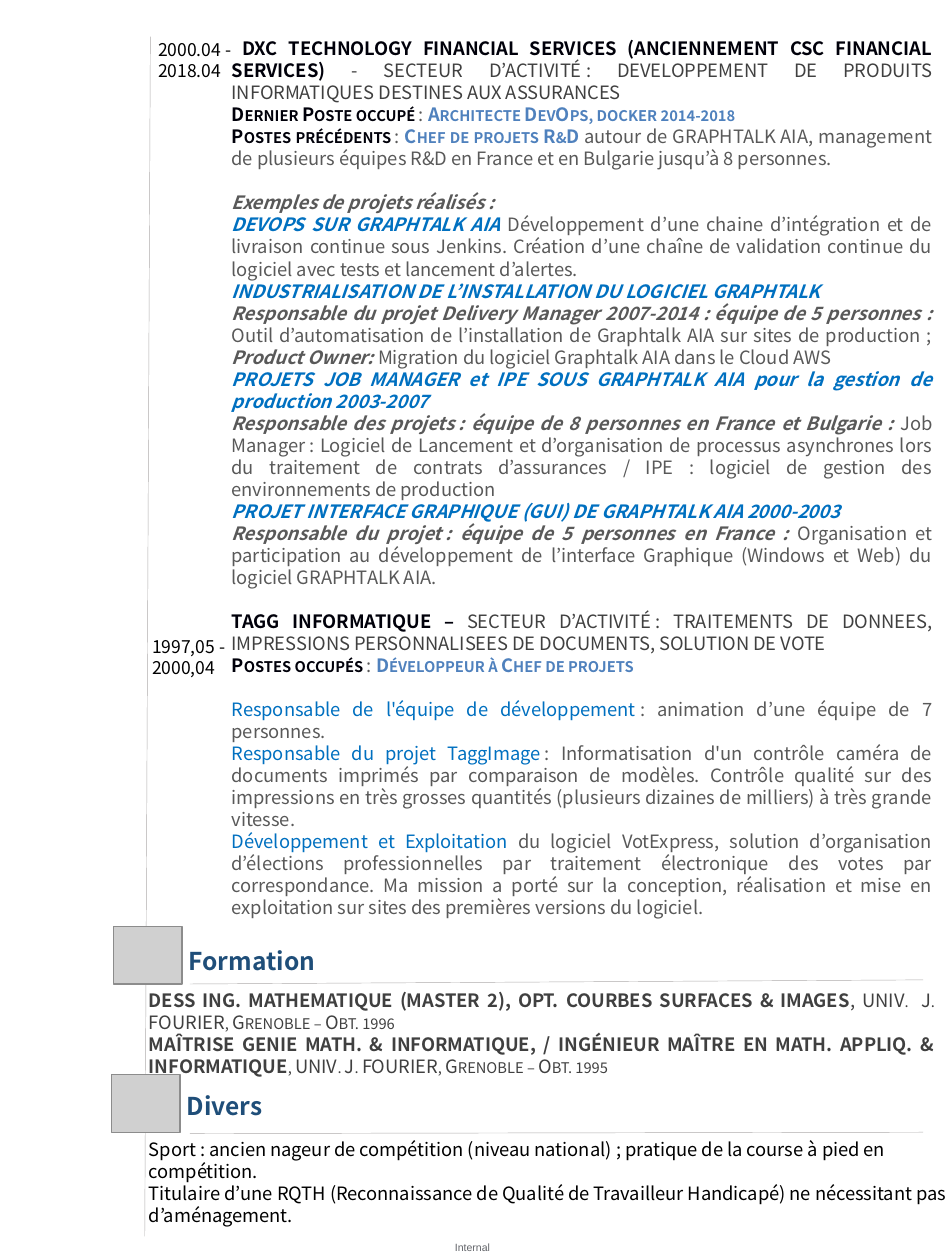
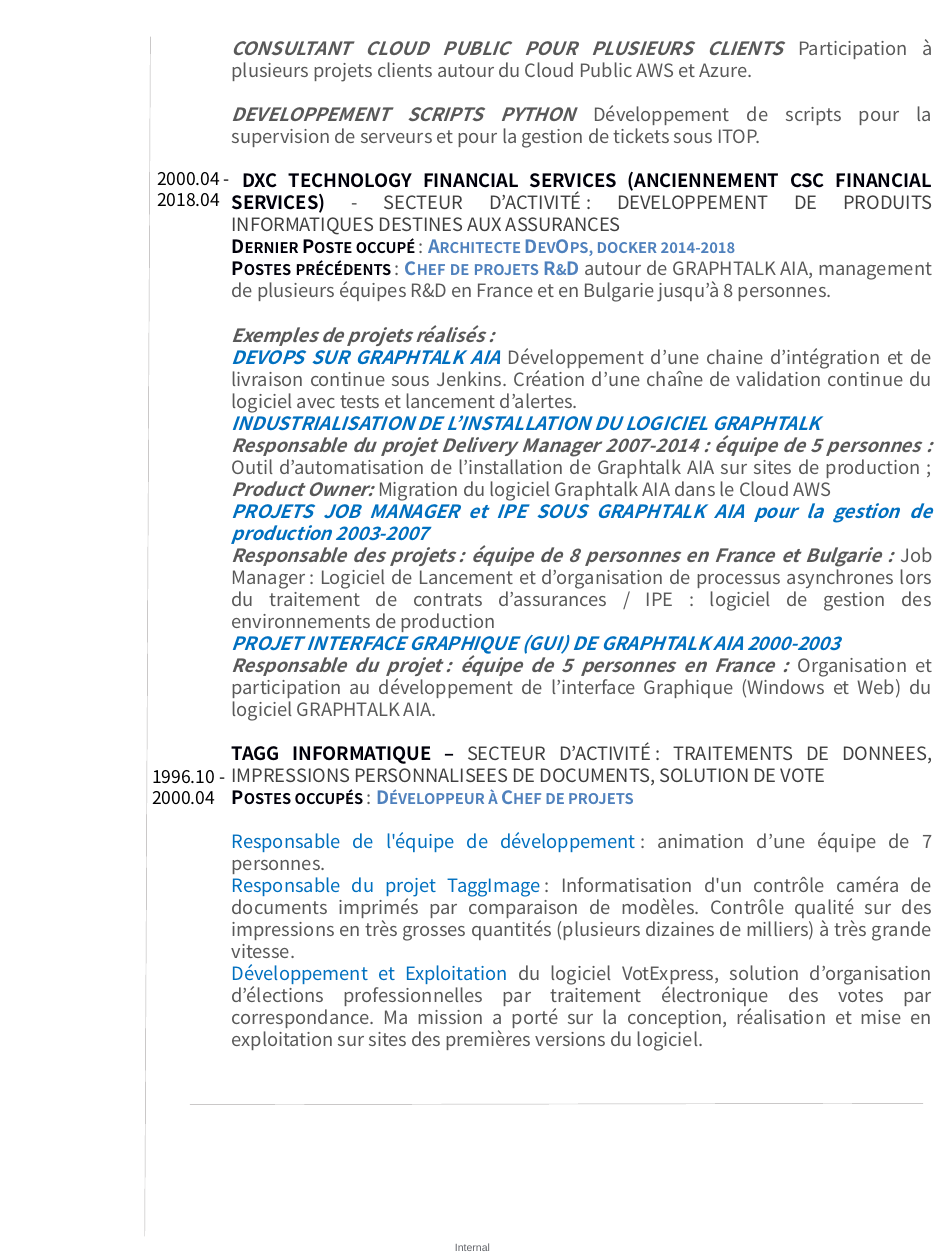
Before and after one commit to Solifred38/cv, a slide deck: slide 2 of CV_FFROMAGER.pptx. Drawn at 945x1260 pixels with LibreOffice and Linux fonts; fonts in the diff are those of the drawing; grey boxes stand for pictures. Boxes give left, top, right and bottom in pixels: in the first picture for what was removed or moved away, otherwise in the second. Text is boxed around its words. In the diff, an @@ line names an element or a change of style, - is before the commit and + after.

```diff
--- a/CV_FFROMAGER.pptx
+++ b/CV_FFROMAGER.pptx
@@ text at <box>232,39,932,148</box>: paragraphs added @@
+CONSULTANT CLOUD PUBLIC POUR PLUSIEURS CLIENTS Participation à plusieurs projets clients autour du Cloud Public AWS et Azure.
+DEVELOPPEMENT SCRIPTS PYTHON Développement de scripts pour la supervision de serveurs et pour la gestion de tickets sous ITOP.
@@ text "2000.04 -": place and size @@
-text "2000.04 -" at <box>158,43,221,78</box>
+text "2000.04 -" at <box>157,172,220,207</box>
@@ text at <box>152,770,215,804</box>: text changed @@
-1997,05 -
-2000,04
+1996.10 -
+2000.04
@@ picture removed at <box>113,926,181,984</box> @@
@@ text removed at <box>189,950,316,971</box> @@
-Formation
@@ line removed from (190, 984) to (924, 980) @@
@@ text removed at <box>149,992,931,1079</box> @@
-DESS ING. MATHEMATIQUE (MASTER 2), OPT. COURBES SURFACES & IMAGES, UNIV. J. FOURIER, Grenoble – Obt. 1996
-MAÎTRISE GENIE MATH. & INFORMATIQUE, / INGÉNIEUR MAÎTRE EN MATH. APPLIQ. & INFORMATIQUE, UNIV. J. FOURIER, Grenoble – Obt. 1995
@@ picture removed at <box>111,1075,179,1133</box> @@
@@ text removed at <box>187,1095,263,1116</box> @@
-Divers
@@ line moved from (190, 1134) - (924, 1133) to (190, 1105) - (924, 1104) @@
@@ text removed at <box>149,1140,945,1227</box> @@
-Sport : ancien nageur de compétition (niveau national) ; pratique de la course à pied en compétition.
-Titulaire d’une RQTH (Reconnaissance de Qualité de Travailleur Handicapé) ne nécessitant pas
-d’aménagement.
```
Also in this commit, not shown: 1 other slide changed, 1 slide added, 1 other file.
